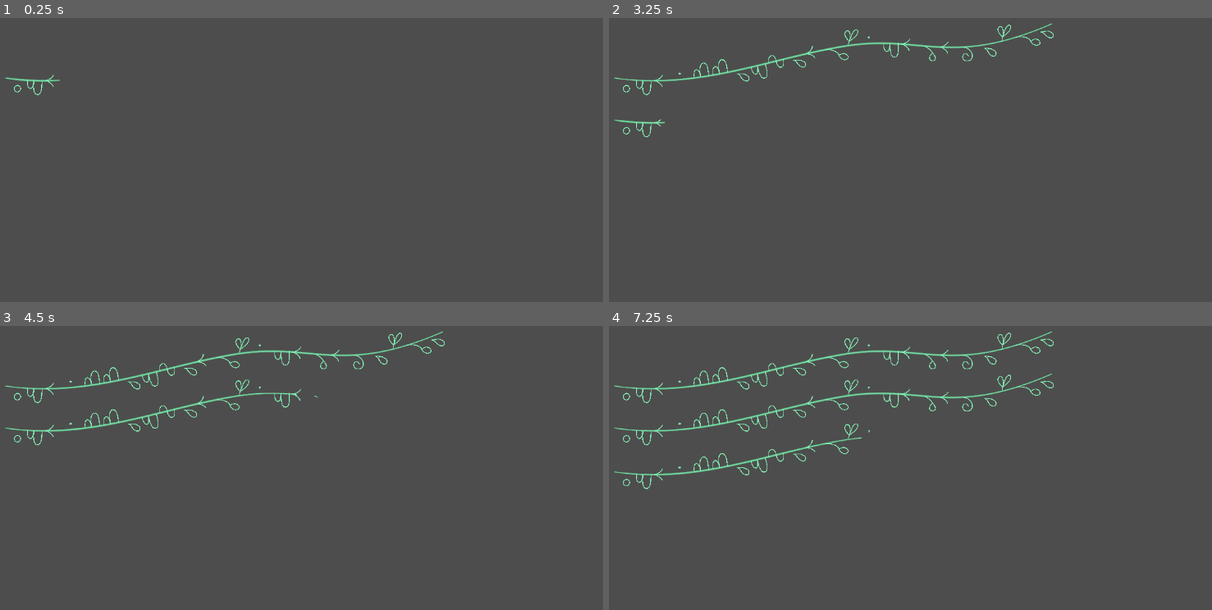
Above: before the commit, frames 1-4 (two rows, left to right).
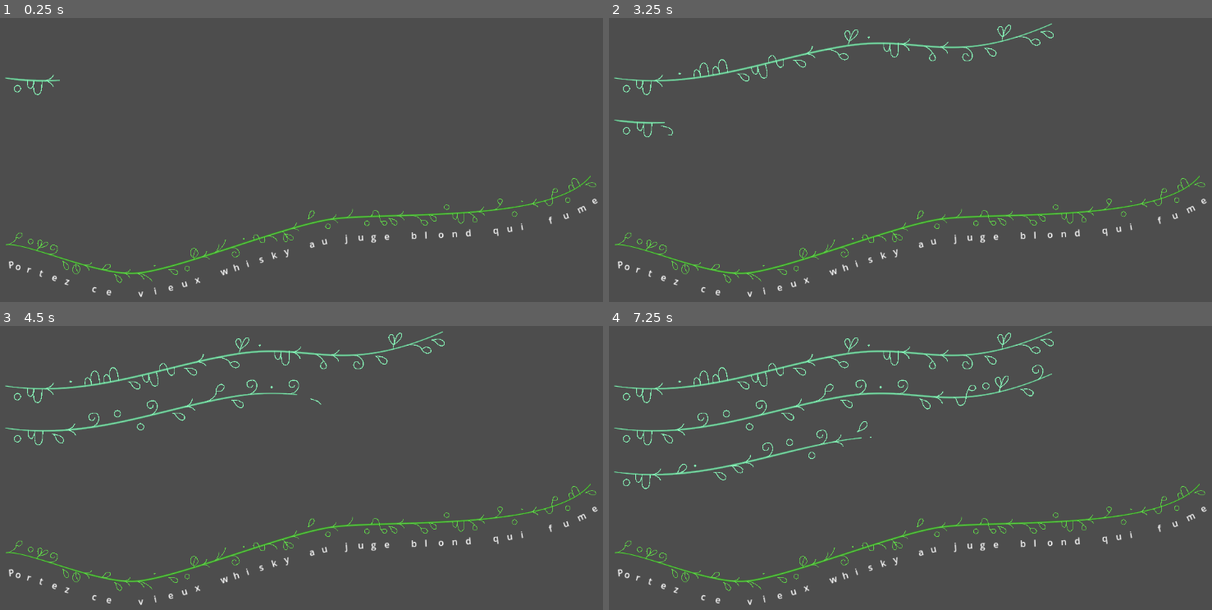
Above: after the commit, the same moments.

Repository: deplanty/tendrilis
Game: Godot game, scene res://main.tscn
Same seed, same stepped clock (60 frames per second), same inputs: the game is played once before the commit and once after it.
Inputs:
- Up to frame 1 (0.25 s): no input
- Up to frame 2 (3.25 s): no input
- Up to frame 3 (4.5 s): tap Enter at 3.5 s; tap Space at 4.25 s
- Up to frame 4 (7.25 s): tap Enter at 5.75 s

The runs differ from the first frame. In frame 1, 1.7% of the frame differs, in the area x 0-100%, y 55-99%; in frame 2, 1.8%; in frame 3, 2.3%; in frame 4, 3.1%, in the area x 0-100%, y 13-99%.

Commit message:
Fix: initialize every character on ready

Diff:
--- a/main.tscn
+++ b/main.tscn
@@ -1,9 +1,9 @@
-[gd_scene load_steps=4 format=3 uid="uid://c1qdsgjwbgaf0"]
+[gd_scene load_steps=8 format=3 uid="uid://c1qdsgjwbgaf0"]
 
 [ext_resource type="Script" uid="uid://d20hcgvpn4p44" path="res://main.gd" id="1_0xm2m"]
 [ext_resource type="PackedScene" uid="uid://dujnautdls7wa" path="res://tendrilis.tscn" id="1_ig7tw"]
 
-[sub_resource type="Curve2D" id="Curve2D_ig7tw"]
+[sub_resource type="Curve2D" id="Curve2D_0xm2m"]
 resource_local_to_scene = true
 bake_interval = 10.0
 _data = {
@@ -11,33 +11,72 @@
 }
 point_count = 3
 
+[sub_resource type="Curve2D" id="Curve2D_h2yge"]
+resource_local_to_scene = true
+bake_interval = 10.0
+_data = {
+"points": PackedVector2Array(-148.23486, -21.006721, 148.23486, 21.006721, 11, 126, -134.93494, 22.142302, 134.93494, -22.142302, 414, 70, -179.46184, 77.770996, 179.46184, -77.770996, 778, 31)
+}
+point_count = 3
+
+[sub_resource type="Curve2D" id="Curve2D_1bvp3"]
+resource_local_to_scene = true
+bake_interval = 10.0
+_data = {
+"points": PackedVector2Array(-148.23486, -21.006721, 148.23486, 21.006721, 11, 126, -134.93494, 22.142302, 134.93494, -22.142302, 414, 70, -179.46184, 77.770996, 179.46184, -77.770996, 778, 31)
+}
+point_count = 3
+
+[sub_resource type="Curve2D" id="Curve2D_lquwl"]
+resource_local_to_scene = true
+bake_interval = 10.0
+_data = {
+"points": PackedVector2Array(-148.23486, -21.006721, 148.23486, 21.006721, 11, 126, -134.93494, 22.142302, 134.93494, -22.142302, 414, 70, -179.46184, 77.770996, 179.46184, -77.770996, 778, 31)
+}
+point_count = 3
+
+[sub_resource type="Curve2D" id="Curve2D_7mycd"]
+resource_local_to_scene = true
+_data = {
+"points": PackedVector2Array(-38.350792, 3.8082352, 38.350792, -3.8082352, 0, 0, -69, 6, 69, -6, 230, 50, -87, 15, 87, -15, 565, -44, -70, 84, 70, -84, 1026, -120)
+}
+point_count = 4
+
 [node name="Main" type="Node2D"]
 script = ExtResource("1_0xm2m")
 
 [node name="Tendrilis" parent="." instance=ExtResource("1_ig7tw")]
 position = Vector2(70, 59)
-curve = SubResource("Curve2D_ig7tw")
+curve = SubResource("Curve2D_0xm2m")
 text = "Un immense brin d'herbe"
 color = Color(0.5254902, 0.94509804, 0.7137255, 1)
 show_translation = false
 
 [node name="Tendrilis2" parent="." instance=ExtResource("1_ig7tw")]
 position = Vector2(70, 133)
-curve = SubResource("Curve2D_ig7tw")
-text = "Un immense brin d'herbe"
+curve = SubResource("Curve2D_h2yge")
+text = "Une toute petite fôret"
 color = Color(0.5254902, 0.94509804, 0.7137255, 1)
 show_translation = false
 
 [node name="Tendrilis3" parent="." instance=ExtResource("1_ig7tw")]
 position = Vector2(70, 210)
-curve = SubResource("Curve2D_ig7tw")
-text = "Un immense brin d'herbe"
+curve = SubResource("Curve2D_1bvp3")
+text = "Un ciel tout à fait vert"
 color = Color(0.5254902, 0.94509804, 0.7137255, 1)
 show_translation = false
 
 [node name="Tendrilis4" parent="." instance=ExtResource("1_ig7tw")]
 position = Vector2(70, 282)
-curve = SubResource("Curve2D_ig7tw")
-text = "Un immense brin d'herbe"
+curve = SubResource("Curve2D_lquwl")
+text = "Et des nuages en osier"
 color = Color(0.5254902, 0.94509804, 0.7137255, 1)
 show_translation = false
+
+[node name="Tendrilis5" parent="." instance=ExtResource("1_ig7tw")]
+position = Vector2(82, 478)
+curve = SubResource("Curve2D_7mycd")
+text = "Portez ce vieux whisky au juge blond qui fume"
+fontsize = 24
+color = Color(0.3764706, 0.8352941, 0.28627452, 1)
+show_factor = 1.0
--- a/tendrilis.gd
+++ b/tendrilis.gd
@@ -179,7 +179,7 @@
 
 ## Update each character parameters that don't require to redraw the text: fontsize, color, position and rotation.
 func _update_text() -> void:
-	for index in floor(text.length() * show_factor):
+	for index in text.length():
 		var child = chars_container.get_child(index)
 		child.fontsize = fontsize
 		child.color = color
--- a/tendrilis.tscn
+++ b/tendrilis.tscn
@@ -6,6 +6,11 @@
 [ext_resource type="Shader" uid="uid://gnvc5ox01f30" path="res://tendrilis_baseline.gdshader" id="3_phmju"]
 
 [sub_resource type="Curve2D" id="Curve2D_r71o2"]
+resource_local_to_scene = true
+_data = {
+"points": PackedVector2Array(0, 0, 0, 0, 0, 0, 0, 0, 0, 0, 100, 50)
+}
+point_count = 2
 
 [sub_resource type="ShaderMaterial" id="ShaderMaterial_hm50b"]
 shader = ExtResource("3_phmju")
@@ -27,8 +32,9 @@
 texture_mode = 2
 begin_cap_mode = 2
 end_cap_mode = 2
+antialiased = true
 script = ExtResource("3_hm50b")
-show_factor = 1.0
+cached_points = PackedVector2Array(0, 0, 4.296875, 2.1484375, 6.5612793, 3.2806396, 9.228516, 4.614258, 12.261963, 6.1309814, 15.625, 7.8125, 19.281006, 9.640503, 23.19336, 11.59668, 27.32544, 13.66272, 31.640625, 15.8203125, 36.102295, 18.051147, 38.376617, 19.188309, 40.67383, 20.336914, 42.98935, 21.494675, 45.318604, 22.659302, 47.657013, 23.828506, 50, 25, 52.342987, 26.171494, 54.681396, 27.340698, 57.01065, 28.505325, 59.32617, 29.663086, 61.623383, 30.811691, 63.897705, 31.948853, 68.359375, 34.179688, 72.67456, 36.33728, 76.80664, 38.40332, 80.718994, 40.359497, 84.375, 42.1875, 87.73804, 43.86902, 90.771484, 45.385742, 93.43872, 46.71936, 95.703125, 47.851563, 100, 50)
 metadata/_custom_type_script = "uid://doovfrar60kkd"
 
 [node name="Chararacters" type="Node2D" parent="."]
